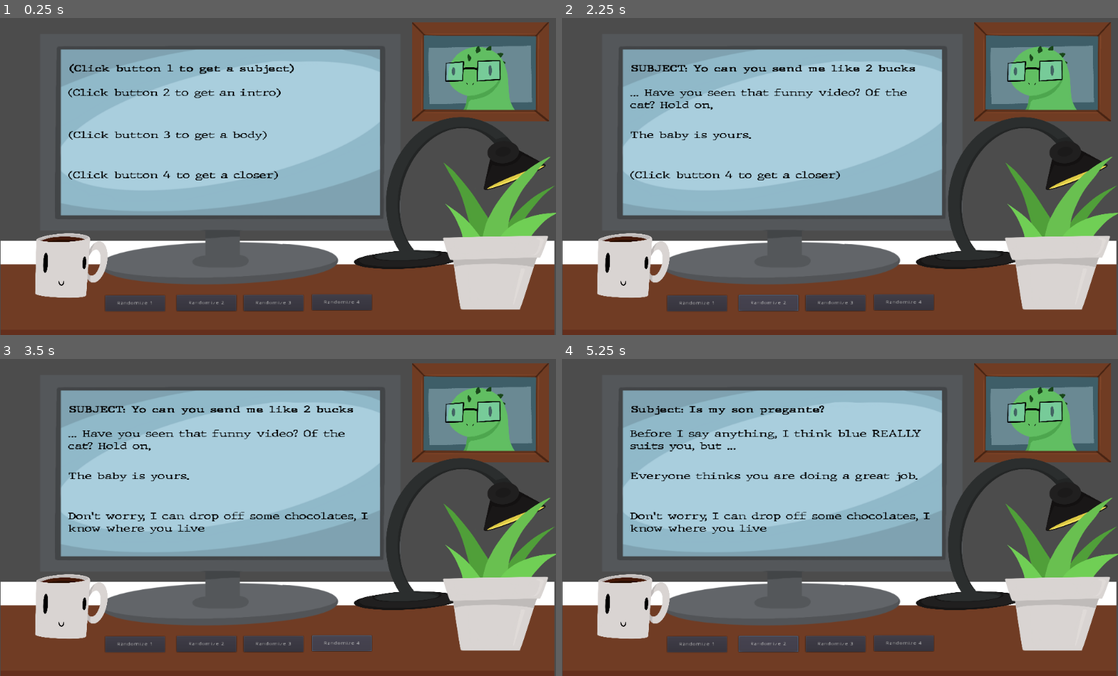
Above: before the commit, frames 1-4 (two rows, left to right).
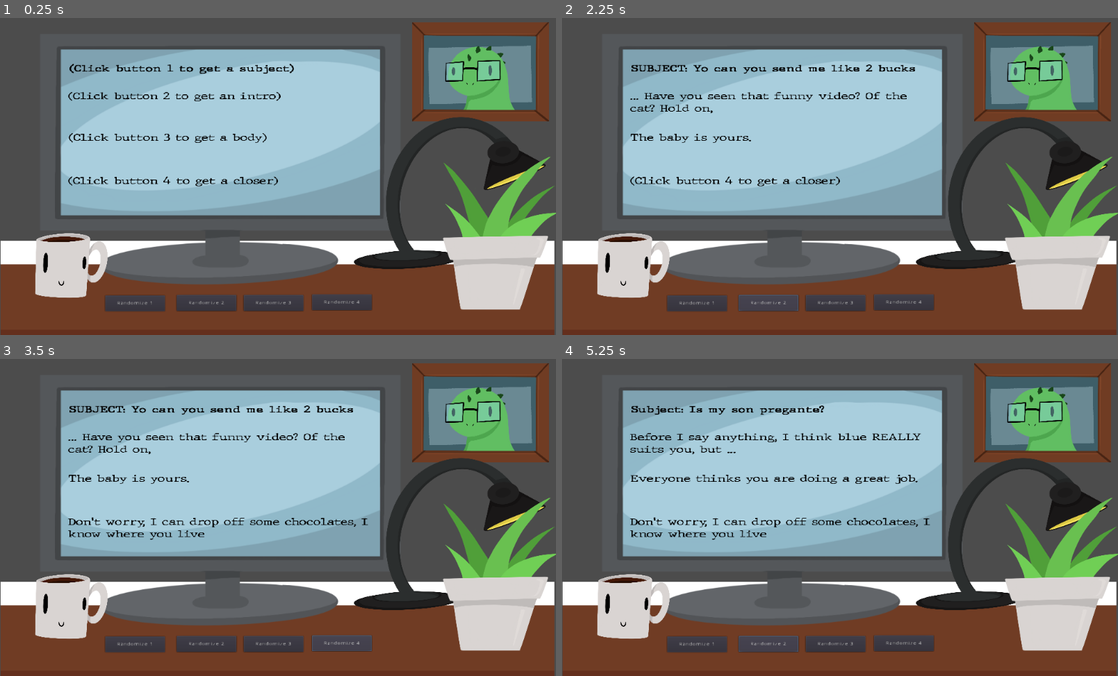
Above: after the commit, the same moments.

Repository: Aedan-S/Email-Simulator
Game: Godot game, scene res://Sunniva/Background question mark.tscn
Two runs of this game, one before a commit and one after it. Both use one fixed random seed, a clock stepped at 60 frames per second and the inputs below.
Inputs:
- Up to frame 1 (0.25 s): no input
- Up to frame 2 (2.25 s): click "Randomize 3" at 0.5 s; click "Randomize 1" at 1.25 s; click "Randomize 2" at 2 s
- Up to frame 3 (3.5 s): click "Randomize 4" at 2.75 s
- Up to frame 4 (5.25 s): click "Randomize 3" at 3.5 s; click "Randomize 1" at 4.25 s; click "Randomize 2" at 5 s

The runs differ from the first frame. In frame 1, 1.6% of the frame differs, in the area x 12-51%, y 22-54%; in frame 2, 1.8%; in frame 3, 2.4%; in frame 4, 2.9%, in the area x 12-67%, y 22-58%.

Commit message:
Update Background question mark.tscn

Diff:
--- a/Sunniva/Background question mark.tscn
+++ b/Sunniva/Background question mark.tscn
@@ -72,10 +72,10 @@
 anchor_top = -53.0
 anchor_right = 105.0
 anchor_bottom = 96.0
-margin_left = -113.137
-margin_top = -89.1271
-margin_right = 115.863
-margin_bottom = -108.127
+margin_left = -113.0
+margin_top = -81.0
+margin_right = 116.0
+margin_bottom = -109.0
 custom_colors/default_color = Color( 0, 0, 0, 1 )
 custom_fonts/normal_font = SubResource( 1 )
 text = "(Click button 3 to get a body)"
@@ -108,7 +108,7 @@
 anchor_right = 105.0
 anchor_bottom = 96.0
 margin_left = -114.0
-margin_top = -223.0
+margin_top = -212.0
 margin_right = 115.0
 margin_bottom = -237.0
 custom_colors/default_color = Color( 0, 0, 0, 1 )
@@ -124,10 +124,10 @@
 anchor_top = -53.0
 anchor_right = 105.0
 anchor_bottom = 96.0
-margin_left = -114.392
-margin_top = 37.5886
-margin_right = 130.608
-margin_bottom = 23.5886
+margin_left = -114.0
+margin_top = 56.0
+margin_right = 131.0
+margin_bottom = 23.0
 custom_colors/default_color = Color( 0, 0, 0, 1 )
 custom_fonts/normal_font = SubResource( 1 )
 text = "(Click button 4 to get a closer)"
